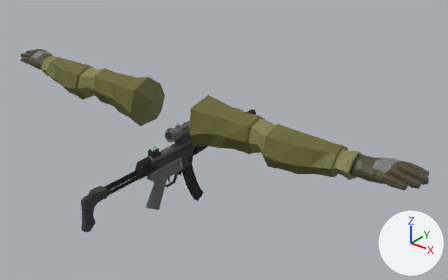
An edit to the Blender file proj/Assets/Models/Blend Files/NP5.blend, drawn before and after from the same camera.
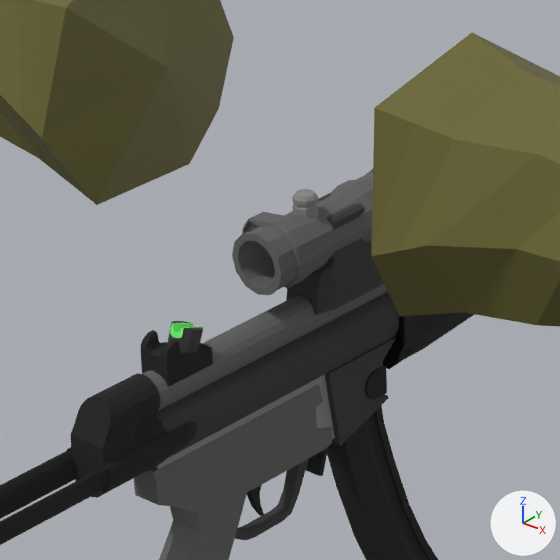
There are two pictures of each version: one whole from a camera (50 mm lens) standing at (1.675, -1.811, 1.338) and looking at (0.143, 0.104, 0.15), one close up on the part from 27% to 50% of the width and 32% to 68% of the height. Every picture has the same lights, and +X, +Y and +Z are marked at lower right.

The scene before the commit, as lines of its bpy script (objects in view):
```python
me_cube_005 = bpy.data.meshes.new('Cube.005')
me_cube_005.from_pydata(...)  # 140 vertices, 127 faces; spans x -0.024..0.024, y 0.052..0.336, z 0.041..0.119
me_cube_005.materials.append(mat_material)  # picture img_blender_palette_png_001
me_cube_006 = bpy.data.meshes.new('Cube.006')
me_cube_006.from_pydata(...)  # 96 vertices, 91 faces; spans x -0.023..0.023, y -0.0432..0.068, z 0.1378..0.214
# faces by material slot: [90, 1]
me_cube_006.materials.append(mat_material)  # picture img_blender_palette_png_001
me_cube_006.materials.append(mat_holo)  # white #e7e7e7
me_cube_007 = bpy.data.meshes.new('Cube.007')
me_cube_007.from_pydata(...)  # 350 vertices, 328 faces; spans x -0.034..0.027, y -0.092..0.07, z 0.141..0.235
# faces by material slot: [327, 1]
me_cube_007.materials.append(mat_material)  # picture img_blender_palette_png_001
me_cube_007.materials.append(mat_acog)  # white #e7e7e7
ob_sight_acog = bpy.data.objects.new('Sight_Acog', me_cube_007)
ob_sight_acog.location = (0.0, 0.0, 0.0)
ob_sight_holo = bpy.data.objects.new('Sight_Holo', me_cube_006)
ob_sight_holo.location = (0.0, 0.0, 0.0)
ob_underbarrel_flashlight = bpy.data.objects.new('Underbarrel_Flashlight', me_cube_005)
ob_underbarrel_flashlight.location = (0.0, 0.0, 0.0)
# also in view: 'Gloves and Jacket' at (0.0, -0.027, 0.303); 'NP5' at (-0.012, -0.135, -0.004)
```
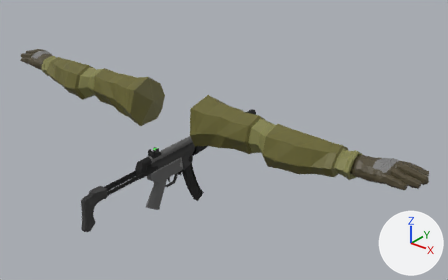
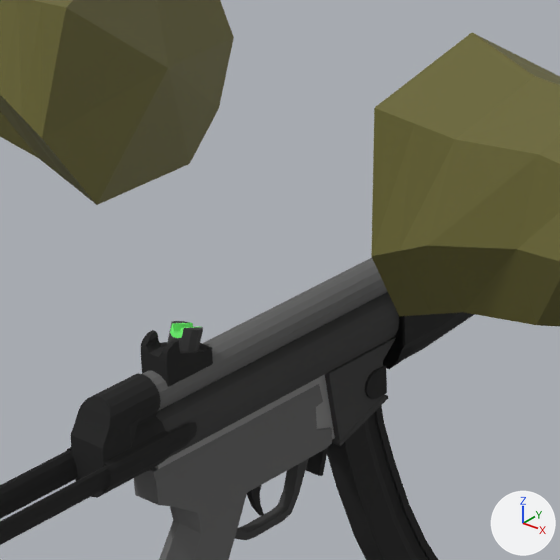
What differs and where, as boxes [x1, y1, x2, y2] in the close-ups (560 x 560 px):
```json
{"object": "Sight_Acog", "change": "hidden", "before": [232, 169, 373, 295]}
{"object": "Sight_Holo", "change": "hidden", "before": [286, 193, 384, 315], "on screen": "black"}
```

Edits to the scene script, one JSON object a line:
```json
{"op": "add", "block": "ob_sight_holo", "code": "ob_sight_holo.hide_set(True)"}
{"op": "add", "block": "ob_sight_acog", "code": "ob_sight_acog.hide_set(True)"}
```
